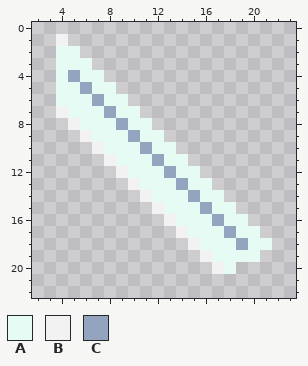
Two states of a pixel-art sprite, Assets/Resources/Sprites/items/greatsword-blades.png. Above: the version before the commit.
The file is 128x128 pixels, drawn in blocks of 4x4; one block is one cell here. Shown: x 2..23, y 0..22.
Palette (. is transparent): A #e5fbf3  B #f2f2f2  C #93a5be
Pixels before, first column x 4:
 1 B.................
 2 AA................
 3 AAA...............
 4 ACAA..............
 5 AACAA.............
 6 AAACAA............
 7 BAAACAA...........
 8 .BAAACAA..........
 9 ..BAAACAA.........
10 ...BAAACAA........
11 ....BAAACAA.......
12 .....BAAACAA......
13 ......BAAACAA.....
14 .......BAAACAA....
15 ........BAAACAA...
16 .........BAAACAA..
17 ..........BAAACAA.
18 ...........BAAACAA
19 ............BAAAA.
20 .............BA...
After:
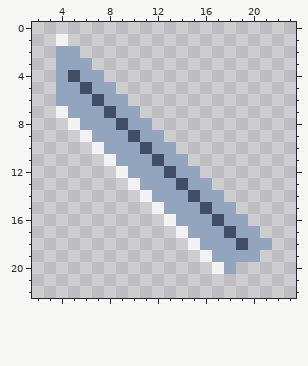
Change:
Colour A changes from #e5fbf3 to #93a5be.
Colour C changes from #93a5be to #424e66.
Where, in picture pixels (left, top, right, bottom), the same in both pictures:
changed: (56, 46, 272, 274)
